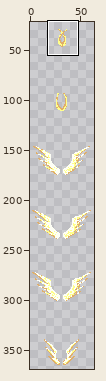
Sprite sheet: catchcatch/public/images/pet/godSkill.png. Above: a wide view before the commit, with the close-up outlined.
Close-up. First the earlier version:
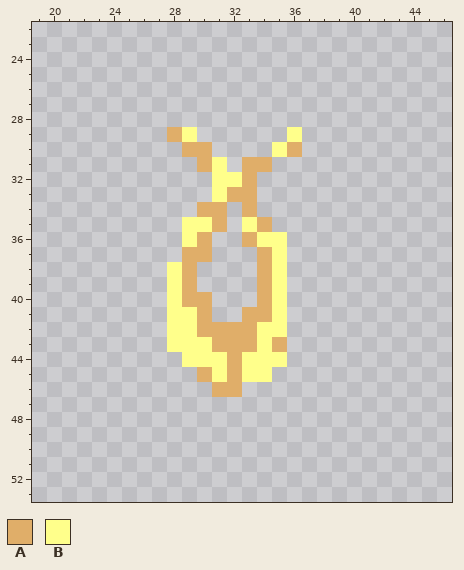
The file is 64x384 pixels. Shown: x 19..46, y 22..53. The wide view leaves out empty margins. The commit also changed other parts of the picture, which this record leaves out.
Palette (. is transparent): A #e0ae69  B #ffff8b
Pixels before, first column x 28:
29 AB......B
30 .AA....BA
31 ..AB.AA..
32 ...BBA...
33 ...BAA...
34 ..AA.A...
35 .BBA.BA..
36 .BA..ABB.
37 .AA...AB.
38 BA....AB.
39 BA....AB.
40 BAA...AB.
41 BBA..AAB.
42 BBAAAABB.
43 BBBAAABA.
44 .BBBABBB.
45 ..ABABB..
46 ...AA....
The result:
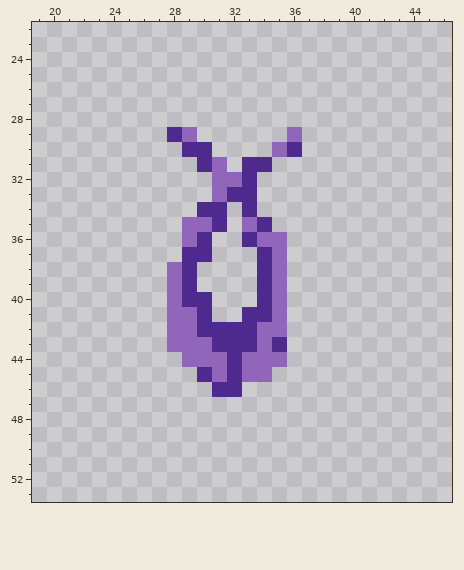
The edit:
colour A: #e0ae69 -> #4e2a8e
colour B: #ffff8b -> #9165ba
